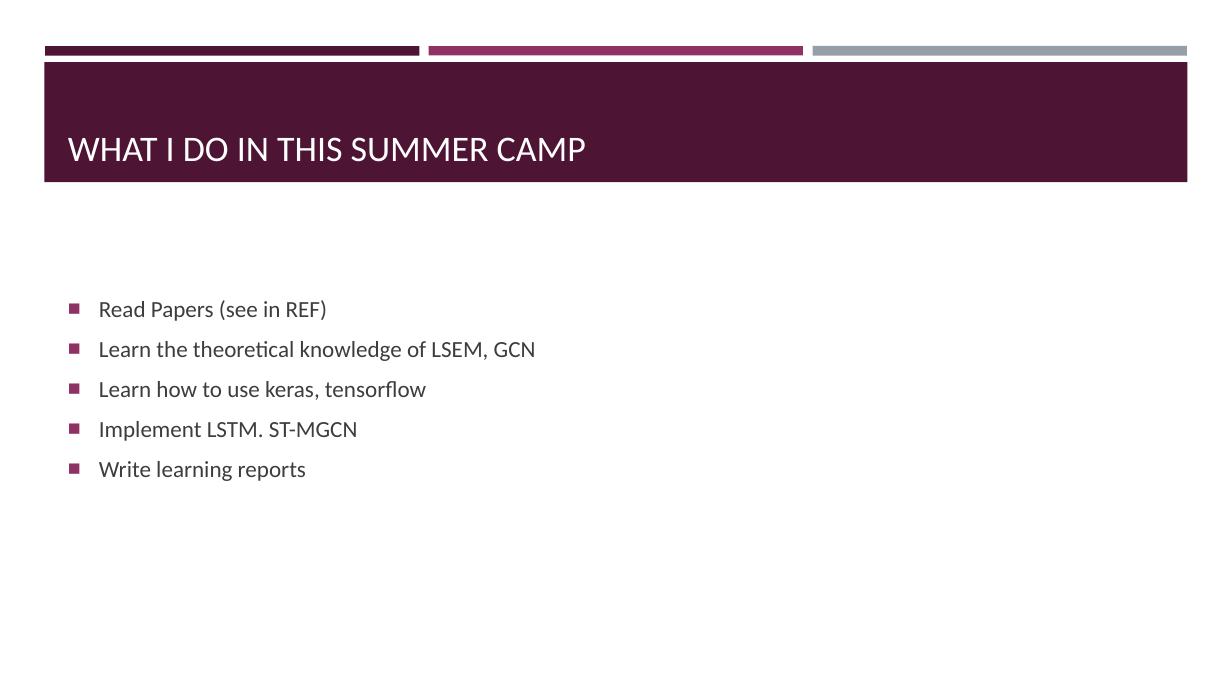
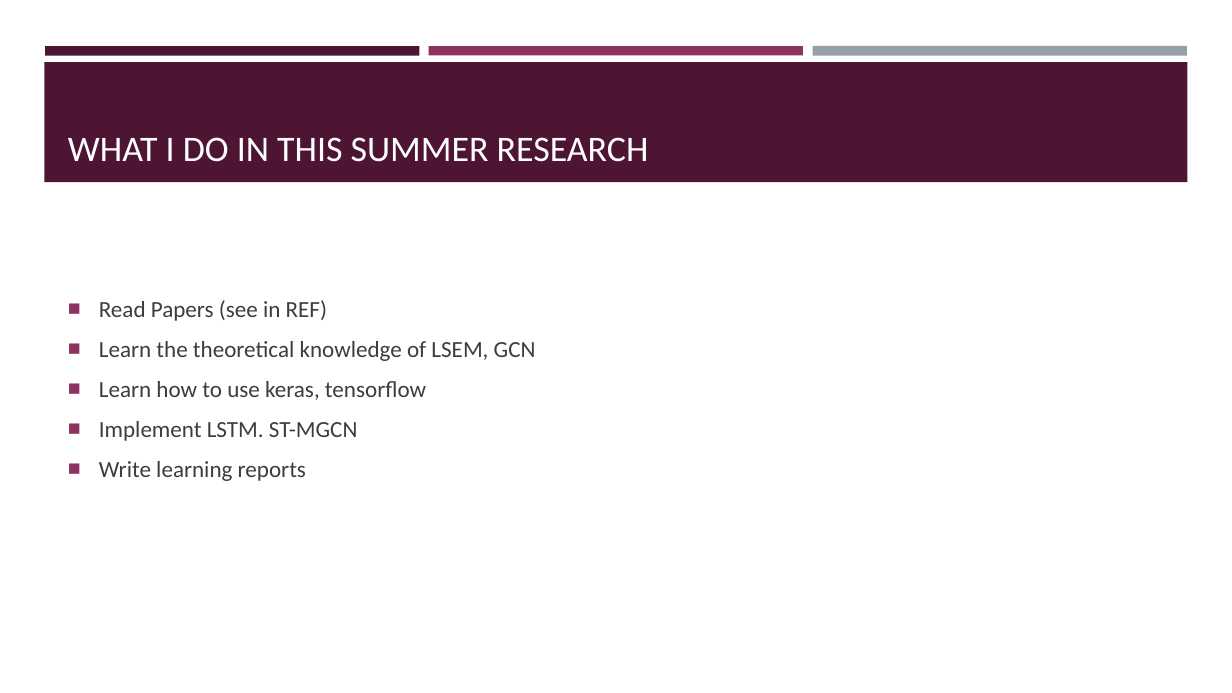
Before and after one commit to water-wbq/2019-ZJU_SummerResearch, a slide deck: slide 12 of ppt/Implement_Results_Reflections.pptx. Drawn at 1232x693 pixels with LibreOffice and Linux fonts; fonts in the diff are those of the drawing. Boxes give left, top, right and bottom in pixels: in the first picture for what was removed or moved away, otherwise in the second. Text is boxed around its words. In the diff, an @@ line names an element or a change of style, - is before the commit and + after.

Commit message:
update ppt

```diff
--- a/ppt/Implement_Results_Reflections.pptx
+++ b/ppt/Implement_Results_Reflections.pptx
@@ title at [68, 137, 649, 162]: text changed @@
-WHAT I DO IN THIS SUMMER CAMP
+WHAT I DO IN THIS SUMMER RESEARCH
```
